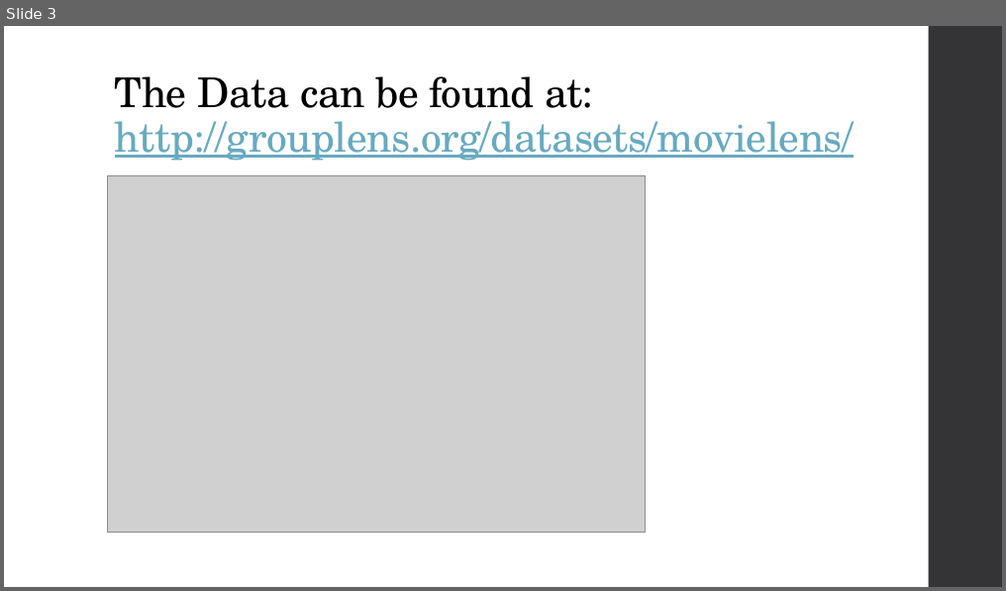
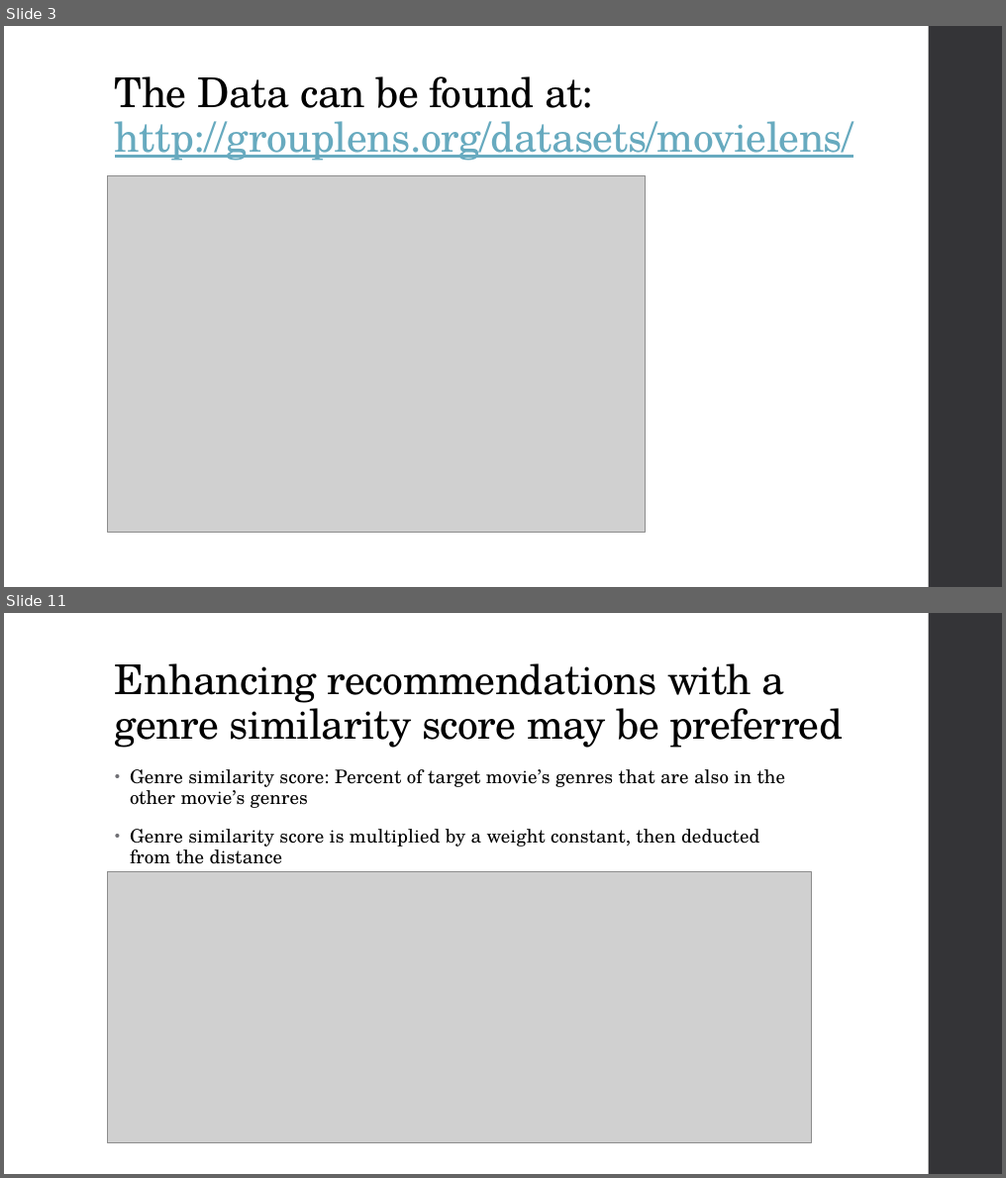
Before and after one commit to SomilB/Data-Science-Intensive---Capstone-Project, a slide deck: Capstone Presentation.pptx. Shown one above the other, each under a label of ours: slide 3 before the commit, slides 3 and 11 after it; the slides between them are not shown. The pictures are 1006x591 and 1006x1178 pixels, drawn with LibreOffice and Linux fonts; fonts in the diff are those of the drawing; grey boxes stand for pictures. Boxes give left, top, right and bottom in pixels: in the first picture for what was removed or moved away, otherwise in the second. Text is boxed around its words. In the diff, an @@ line names an element or a change of style, - is before the commit and + after.

```diff
--- a/Capstone Presentation.pptx
+++ b/Capstone Presentation.pptx
@@ slide 11 added at <box>4,613,1002,1174</box>, background #FFFFFF; not listed: 1 template element that a slide beside it also shows @@
@@ title added at <box>115,663,843,748</box>, 39.6 pt, text #000000 @@
+Enhancing recommendations with a genre similarity score may be preferred
@@ text added at <box>130,769,785,864</box>, 18 pt, text #000000 @@
+• Genre similarity score: Percent of target movie’s genres that are also in the other movie’s genres
+• Genre similarity score is multiplied by a weight constant, then deducted from the distance
@@ picture added at <box>107,871,811,1143</box> @@
```
Also in this commit, not shown: 7 slides changed, 9 other slides added, 2 slides removed.
